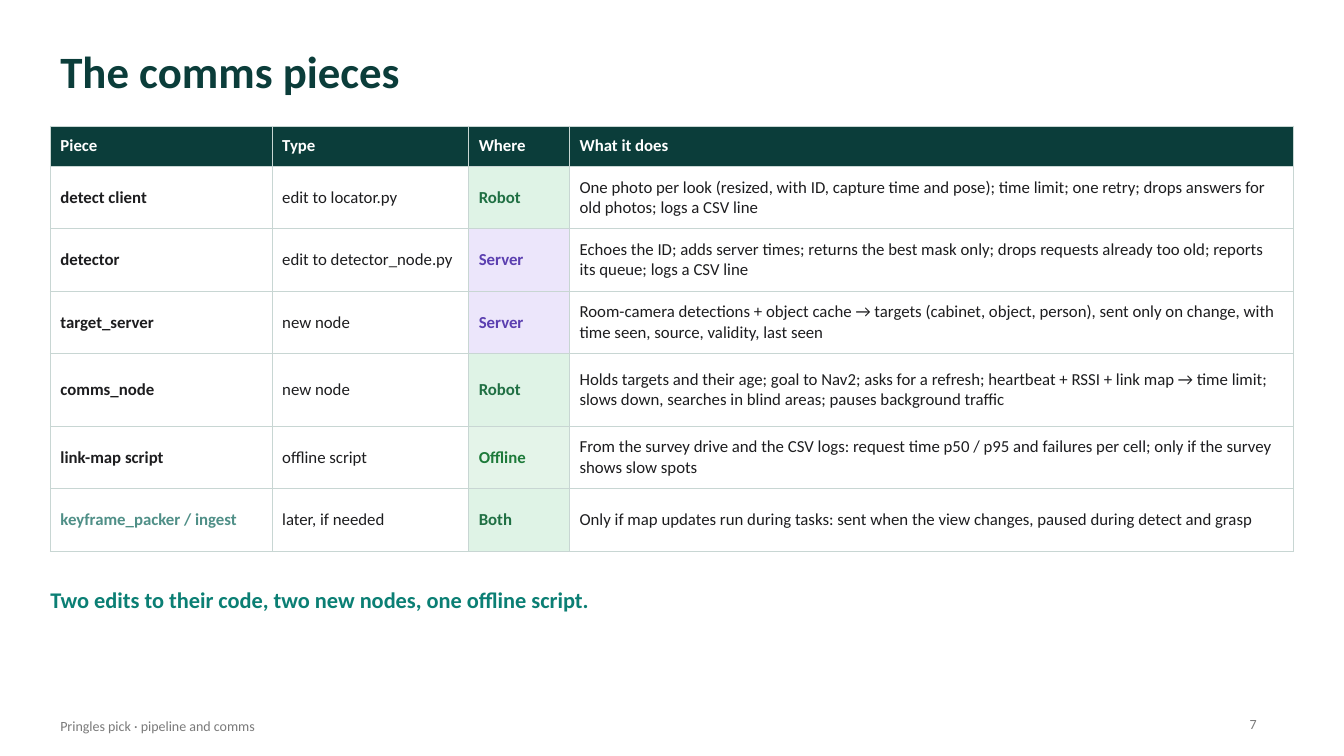
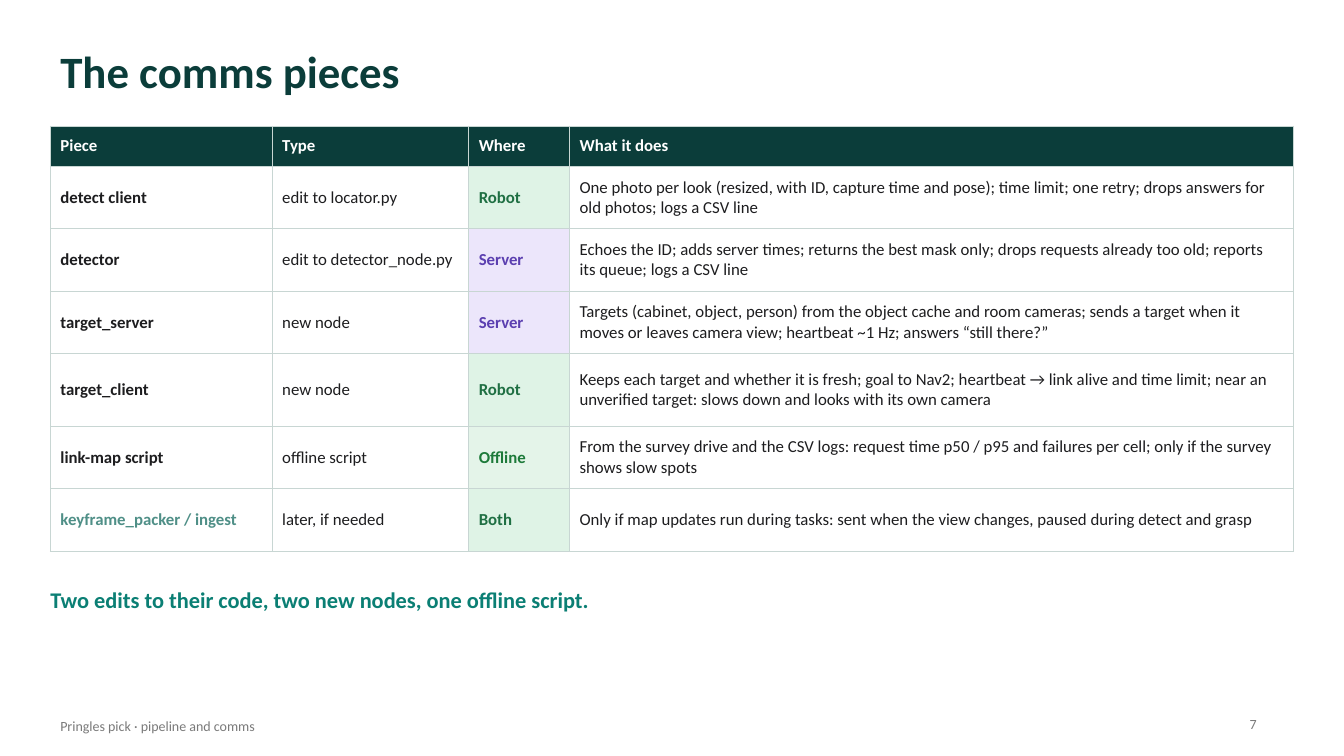
Before and after one commit to jorichee14/Others, a slide deck: slide 7 of value_scheduling/docs/Pringles_Pipeline_Architecture.pptx. Drawn at 1344x756 pixels with LibreOffice and Linux fonts; fonts in the diff are those of the drawing. Boxes give left, top, right and bottom in pixels: in the first picture for what was removed or moved away, otherwise in the second. Text is boxed around its words. In the diff, an @@ line names an element or a change of style, - is before the commit and + after.

```diff
--- a/value_scheduling/docs/Pringles_Pipeline_Architecture.pptx
+++ b/value_scheduling/docs/Pringles_Pipeline_Architecture.pptx
@@ table at (50,126,1294,532) @@
-row 4, column 4: Room-camera detections + object cache → targets (cabinet, object, person), sent only on change, with time seen, source, validity, last seen
+row 4, column 4: Targets (cabinet, object, person) from the object cache and room cameras; sends a target when it moves or leaves camera view; heartbeat ~1 Hz; answers “still there?”
-row 5, column 1: comms_node
+row 5, column 1: target_client
-row 5, column 4: Holds targets and their age; goal to Nav2; asks for a refresh; heartbeat + RSSI + link map → time limit; slows down, searches in blind areas; pauses background traffic
+row 5, column 4: Keeps each target and whether it is fresh; goal to Nav2; heartbeat → link alive and time limit; near an unverified target: slows down and looks with its own camera
```
Also in this commit, not shown: 1 other slide changed, 1 other file.
